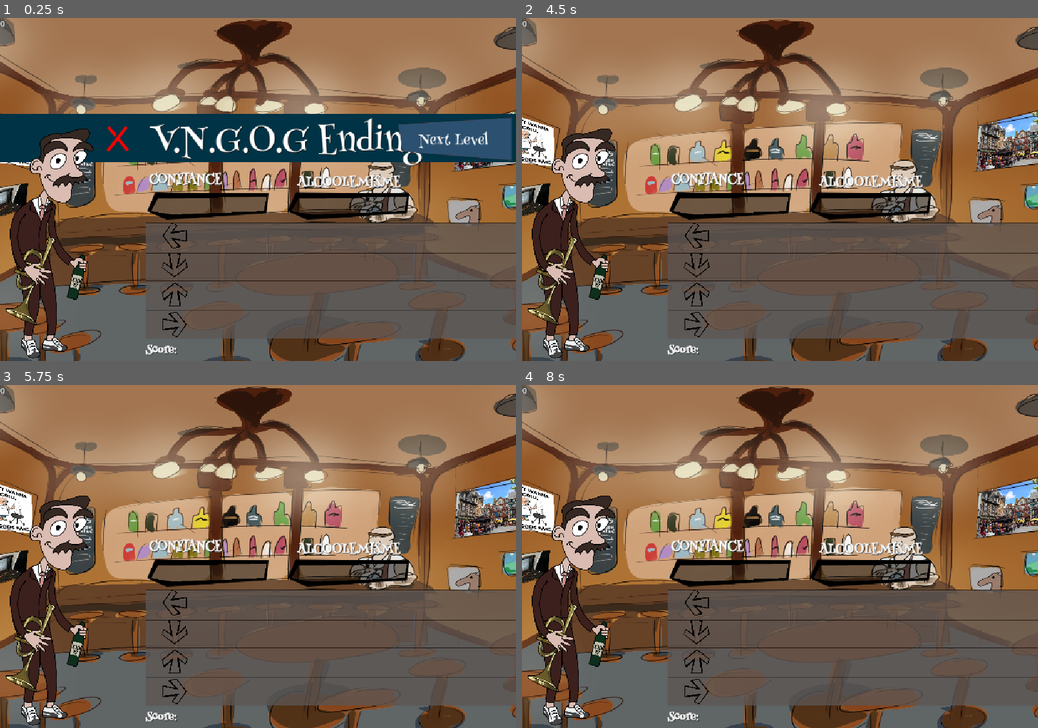
Above: before the commit, frames 1-4 (two rows, left to right).
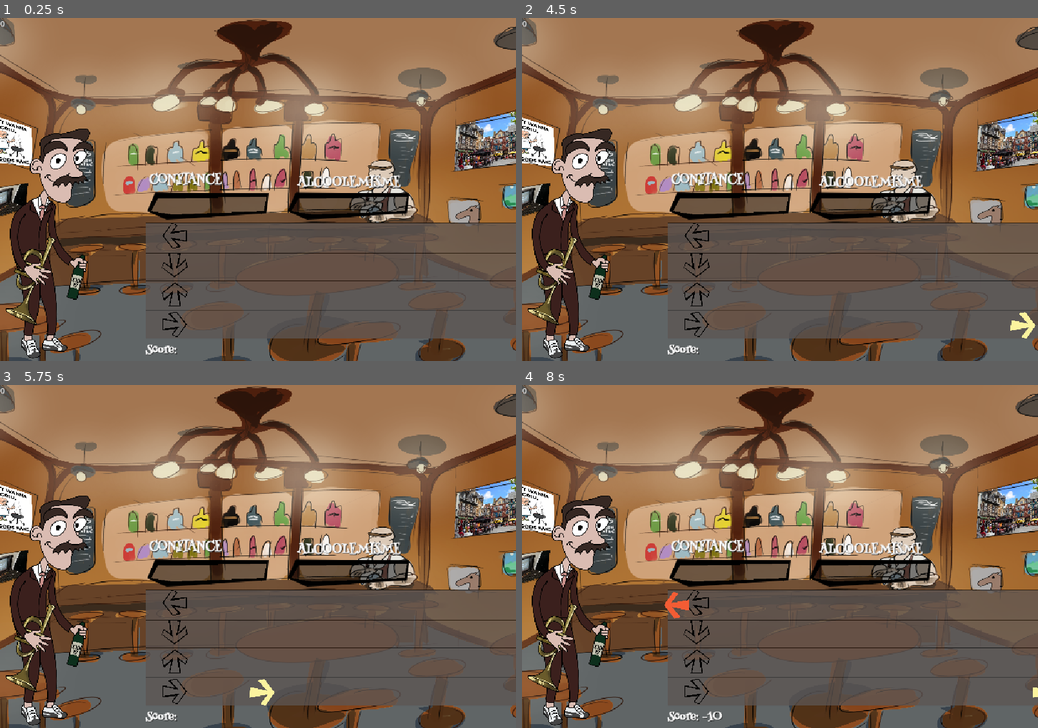
Above: after the commit, the same moments.

Repository: fabienhinault/bbqjam2025
Game: Godot game, scene res://monde.tscn
Two runs of this game, one before a commit and one after it. Both use one fixed random seed, a clock stepped at 60 frames per second and the inputs below. This scene is started directly instead of the project's main scene.
Inputs (mouse positions are in pixels of both pictures, inside the frame that each line leads up to):
- Up to frame 1 (0.25 s): no input
- Up to frame 2 (4.5 s): click (976, 141) at 0.52 s; click (976, 141) at 1.27 s; tap Enter at 2, 3.5 s; tap Space (GetDrunk) at 2.1, 2.75, 4.25 s; tap D (HitNote1) at 2.85 s; tap F (HitNote2) at 3.6 s; tap J (HitNote3) at 4.35 s
- Up to frame 3 (5.75 s): tap K (HitNote4) at 5.1 s
- Up to frame 4 (8 s): tap Space (GetDrunk) at 5.85 s; tap D (HitNote1) at 6.6 s; tap F (HitNote2) at 7.35 s

The runs differ from the first frame. In frame 1, 13% of the frame differs, in the area x 0-100%, y 27-44%; in frame 2, 0.2%; in frame 3, 0.2%; in frame 4, 0.2%.
Error before the commit: Invalid access of index '6' on a base object of type: 'Array'. (res://scripts/level.gd:77)

Commit message:
4eme malus + amelioration de base

Diff:
--- a/scripts/level.gd
+++ b/scripts/level.gd
@@ -1,7 +1,7 @@
 extends Node2D
 
 @export var bpm:float = 249
-var niveau_actuelle = 4
+var niveau_actuelle = 1
 var chart1 = ["", "", "", "", "", "", "", "", "", "", "", "", "", "", "", "", "", "", "4", "", "", "", "", "", "", "1", …(1498 unchanged characters)…
 var chart2 = ["", "", "", "", "", "", "", "", "", "", "", "", "", "", "", "", "", "", "14", "", "", "41", "", "", "", " …(1635 unchanged characters)…
 var chart3 = ["", "", "", "", "", "", "", "", "", "", "", "", "", "", "", "", "", "", "2", "", "", "2", "", "", "", "3" …(1349 unchanged characters)…
@@ -41,7 +41,7 @@
 		else :
 			$winnertext/winnertextlabel.text = "Sobre Ending"
 	else :
-		$winnertext/winnertextlabel.text = "Ok Ending"
+		$winnertext/winnertextlabel.text = "Basic Ending"
 	if find_child("ZonePartition").nmbr_miss == 0 :
 		$winnertext/RankLabel.text = "X"
 	elif find_child("ZonePartition").nmbr_miss < 2 :
@@ -69,6 +69,7 @@
 
 func new_game():
 	$winnertext.hide()
+	find_child("ZonePartition").hit_daffilé = 0
 	if vertical_mode:
 		$ZonePartition.rotation_degrees -= 90
 	if name == "secretlevel":
--- a/zone_partition.gd
+++ b/zone_partition.gd
@@ -11,6 +11,15 @@
 
 func create_note(noteLabel):
 	if noteLabel == 0 : #if no note in chart, donùt try to spawn ghost note
+		if malus == 4 :
+			noteLabel = randi_range(1, 4)
+			var note:Area2D = noteScene.instantiate()
+			var note_sprite = note.find_child("sprite") # le animatedsprite de la note
+			note_sprite.frame = noteLabel # set to correct color
+			add_child(note)
+			note.global_position = find_child("NoteSpawn" + str(noteLabel)).global_position
+			note.modulate.a = 0.3
+			note.compte = false
 		return
 	## create note
 	var note:Area2D = noteScene.instantiate()
@@ -63,6 +72,6 @@
 func _on_effettimer_timeout() -> void:
 	var effet = randi_range(1,10)
 	if effet < taux_alcoolémie :
-		malus = randi_range(1,3)
+		malus = randi_range(1,4)
 	else:
 		malus = 0
